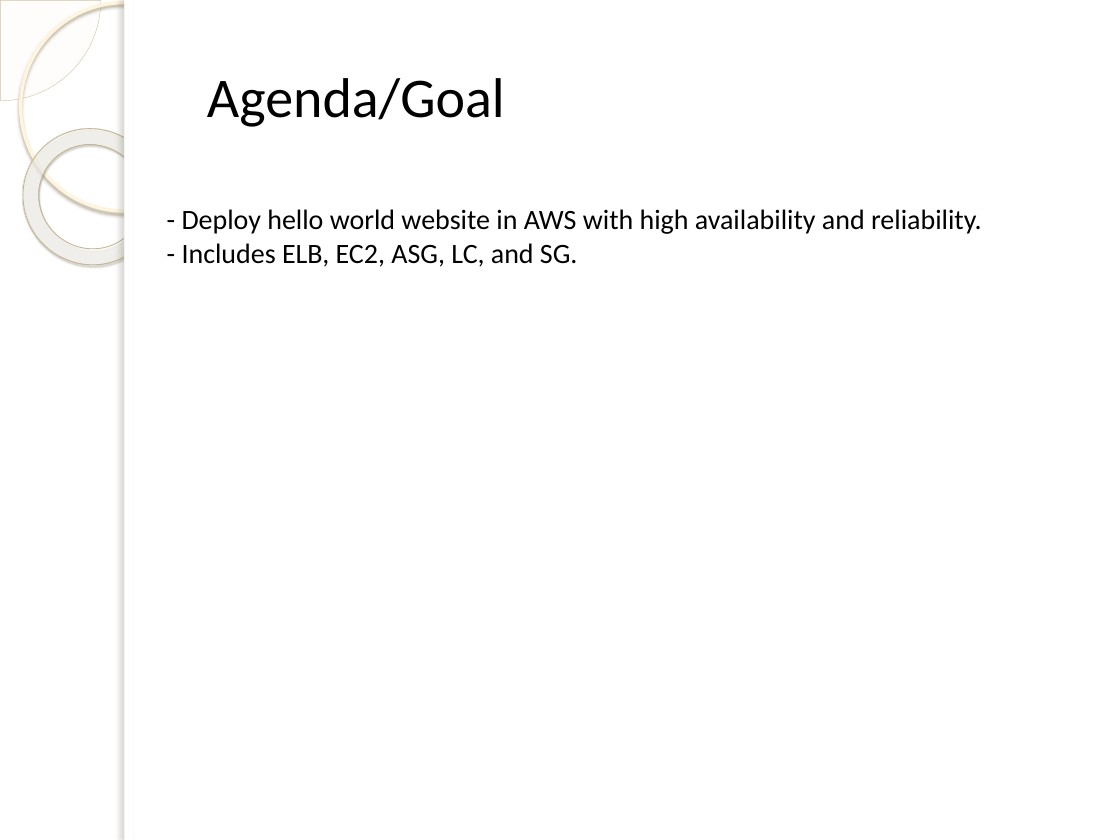
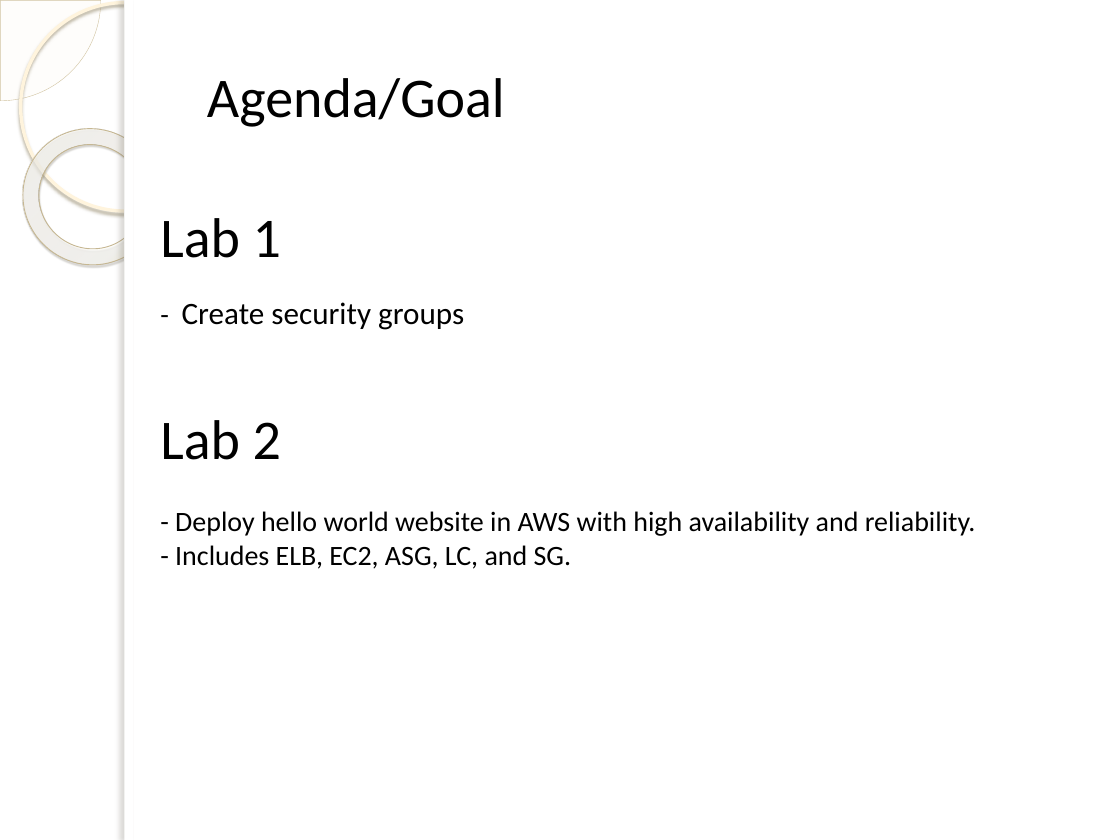
Before and after one commit to dspatil/TrainingSessions, a slide deck: slide 2 of Session_3/Terraform_Handson_Lab.pptx. Drawn at 1120x840 pixels with LibreOffice and Linux fonts; fonts in the diff are those of the drawing; background and template pictures are left out. Boxes give left, top, right and bottom in pixels: in the first picture for what was removed or moved away, otherwise in the second. Text is boxed around its words. In the diff, an @@ line names an element or a change of style, - is before the commit and + after.

```diff
--- a/Session_3/Terraform_Handson_Lab.pptx
+++ b/Session_3/Terraform_Handson_Lab.pptx
@@ text at (160, 218, 464, 460): paragraphs added @@
+Lab 1
+- Create security groups
+Lab 2
```
Also in this commit, not shown: 1 slide added.
